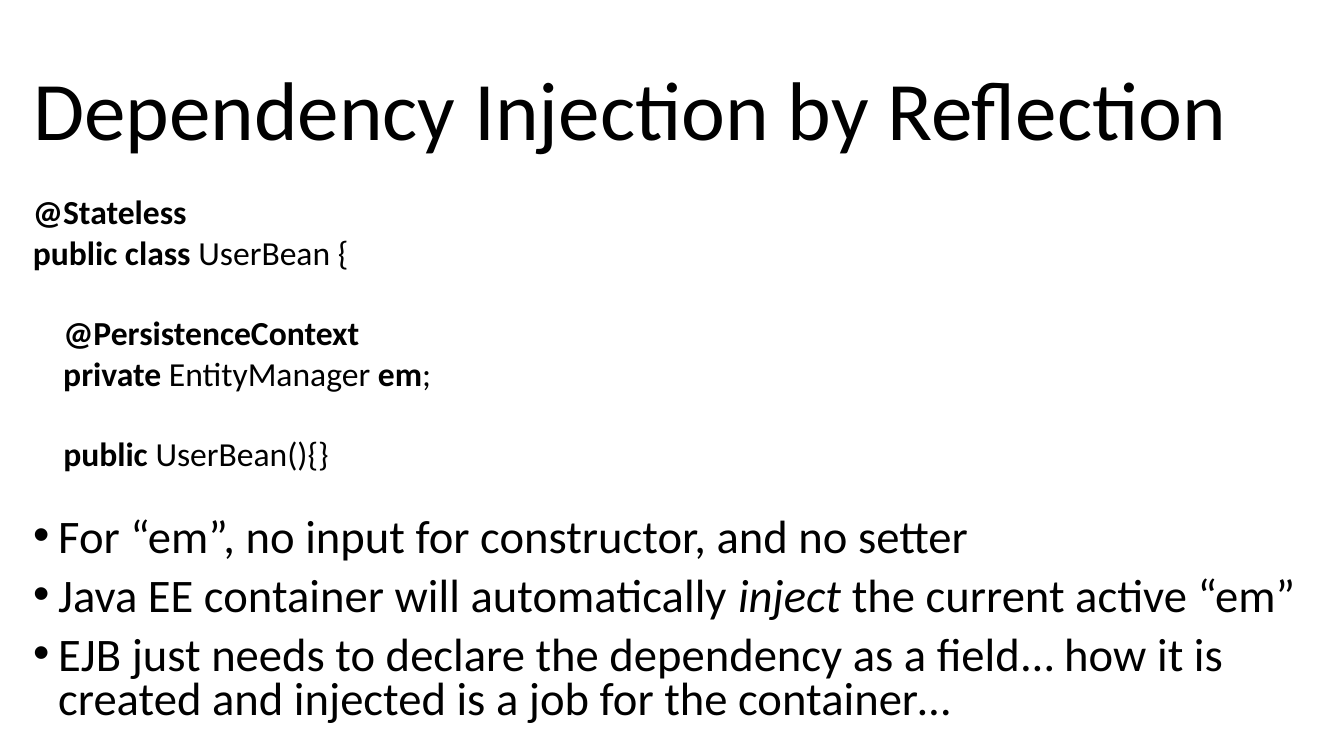
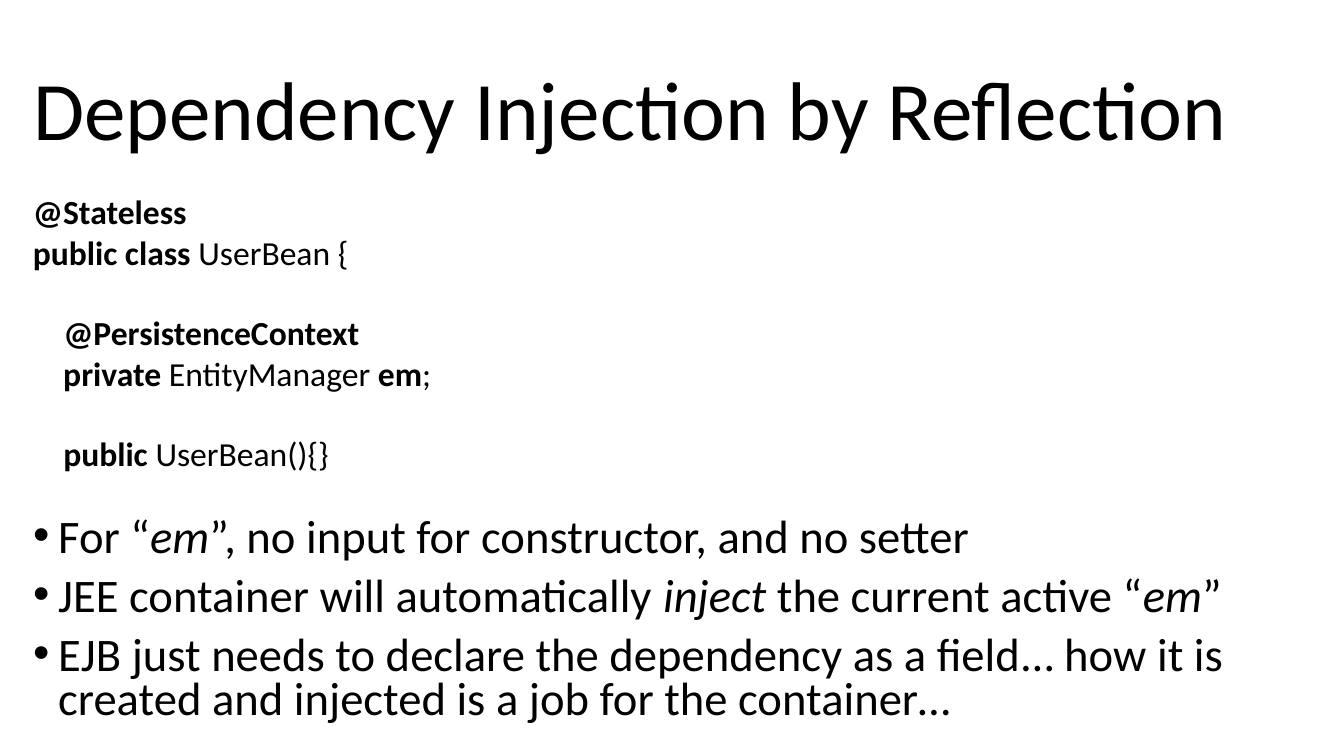
Before and after one commit to arcuri82/testing_security_development_enterprise_systems, a slide deck: slide 5 of doc/intro/slides/lesson_04_ejb.pptx. Drawn at 1344x756 pixels with LibreOffice and Linux fonts; fonts in the diff are those of the drawing. Boxes give left, top, right and bottom in pixels: in the first picture for what was removed or moved away, otherwise in the second. Text is boxed around its words. In the diff, an @@ line names an element or a change of style, - is before the commit and + after.

```diff
--- a/doc/intro/slides/lesson_04_ejb.pptx
+++ b/doc/intro/slides/lesson_04_ejb.pptx
@@ text at (x1=58, y1=519, x2=969, y2=561): italic on in "“em”," @@
@@ text at (x1=58, y1=578, x2=1222, y2=620): text changed @@
-• Java EE container will automatically inject the current active “em”
+• JEE container will automatically inject the current active “em”
```
Also in this commit, not shown: 7 other slides changed, 1 slide added, 19 other files.
